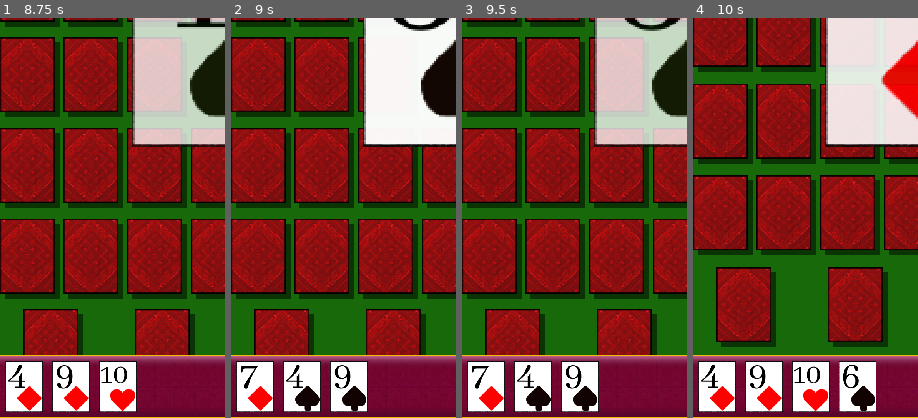
Above: before the commit, frames 1-4 (left to right).
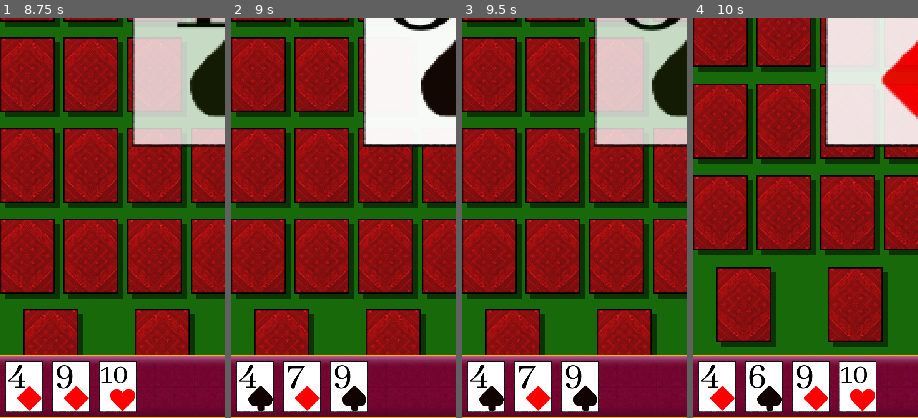
Above: after the commit, the same moments.

Repository: Yavuz7/LuckyDeck
Game: Godot game, scene res://Scripts/main_menu.tscn
Two runs of this game, one before a commit and one after it. Both use one fixed random seed, a clock stepped at 60 frames per second and the inputs below.
Inputs (mouse positions are % of the whole screen's width and height, from its top left):
- Up to frame 1 (8.75 s): click "Play" at 0.5 s; click "Play" at 1.25 s; click "Continue" at 2 s; click "Start Game" at 2.75 s; click (50, 21) at 3.5 s; click (50, 96) at 4.25 s; click "Rules" at 5 s; click (8, 12) at 5.77 s; click (22, 12) at 6.52 s; click (36, 12) at 7.27 s; click (50, 12) at 8.02 s
- Up to frame 2 (9 s): click (64, 12) at 8.77 s
- Up to frame 3 (9.5 s): no input
- Up to frame 4 (10 s): click (78, 12) at 9.52 s
The pictures show only the part of the screen within x 1-51%, y 50-100%; the shares and areas given below are measured in that part.

Frame 1 is identical in both runs. In frame 2, 1.3% of the frame differs, in the area x 3-40%, y 86-99%; in frame 3, 1.3%; in frame 4, 1.7%, in the area x 24-81%, y 86-99%.

Commit message:
Finished Card Toggle On Footer, started Victory Handler

Diff:
--- a/Menus/Game.tscn
+++ b/Menus/Game.tscn
@@ -167,6 +167,9 @@
 
 [node name="ButtonSceneFooter" parent="." instance=ExtResource("4_pd6m8")]
 layout_mode = 1
+anchors_preset = -1
+anchor_top = 0.922
+offset_top = 97.84
 
 [node name="BottomGui" type="MarginContainer" parent="ButtonSceneFooter"]
 custom_minimum_size = Vector2(0, 80)
@@ -219,7 +222,7 @@
 custom_minimum_size = Vector2(0, 102)
 layout_mode = 1
 
-[node name="Label" type="Label" parent="SettingsMenu/ReturnToGame"]
+[node name="Label2" type="Label" parent="SettingsMenu/ReturnToGame"]
 layout_mode = 1
 anchors_preset = 15
 anchor_right = 1.0
@@ -259,7 +262,7 @@
 [node name="Settings2" parent="SettingsMenu/Settings" instance=ExtResource("4_pd6m8")]
 layout_mode = 1
 
-[node name="Label" type="Label" parent="SettingsMenu/Settings/Settings2"]
+[node name="Label2" type="Label" parent="SettingsMenu/Settings/Settings2"]
 layout_mode = 1
 anchors_preset = 8
 anchor_left = 0.5
@@ -314,7 +317,6 @@
 offset_right = -0.999207
 grow_horizontal = 1
 grow_vertical = 1
-text = "Play Another Game!"
 metadata/_edit_use_anchors_ = true
 
 [node name="Winner" parent="VictoryScreen" instance=ExtResource("4_pd6m8")]
@@ -419,4 +421,5 @@
 text = "Return To Main Menu"
 metadata/_edit_use_anchors_ = true
 
+[connection signal="pressed" from="ButtonSceneFooter" to="." method="_on_button_scene_footer_pressed"]
 [connection signal="pressed" from="SettingsMenu/ReturnToGame" to="gameHeader/TopGui/HSplitContainer/pauseButton" method="_on_return_to_game_pressed"]
--- a/Scripts/Game.gd
+++ b/Scripts/Game.gd
@@ -16,3 +16,8 @@
 	GameManager.playerDisplay = $gameHeader/TopGui/HSplitContainer/HBoxContainer/CurrentPlayerName
 	GameManager.turnPlayerFavoriteCard = $gameHeader/TopGui/HSplitContainer/HBoxContainer/turnPlayerFavoriteCard
 	GameManager.footerDisplay = $ButtonSceneFooter/BottomGui/ScrollContainer/currentPlayerCards
+	GameManager.victoryScreen = $VictoryScreen
+
+func _on_button_scene_footer_pressed():
+	GameManager.displayCurrentPlayerCards(true)
+	pass # Replace with function body.
--- a/Scripts/GameManager.gd
+++ b/Scripts/GameManager.gd
@@ -8,6 +8,7 @@
 var footerDisplay
 var turnPlayerFavoriteCard
 var grid
+var victoryScreen
 
 
 var cardBack = preload("res://assets/Images/cardback1.png")
@@ -84,7 +85,6 @@
 func addCardToPlayer(i):
 	var lastCard = Deck[i]
 	gamePlayers[currentPlayer].cards.append(lastCard)
-#	print(gamePlayers[currentPlayer].arrayOfCardValues)
 	print("Player " + str(currentPlayer + 1) + "\'s Current Hand: " + str(gamePlayers[currentPlayer].cards))
 
 func changeCurrentPlayer():
@@ -101,10 +101,18 @@
 
 	playerDisplay.text = "Player "+ str(currentPlayer +1) +"'s Turn"
 	turnPlayerFavoriteCard.set_texture(gamePlayers[currentPlayer].favoriteCard)
-	displayCurrentPlayerCards(gamePlayers[currentPlayer].cardTexturesSortedSuits)
-
-func displayCurrentPlayerCards(targetArray):
-	var cardsToDisplay = targetArray.map(func(pair): return pair[1]);
+	displayCurrentPlayerCards(false)
+
+var toggleArray = true;
+func displayCurrentPlayerCards(toggle):
+	var cardsToDisplay = Array()
+	if(toggle):
+		toggleArray = !toggleArray
+	if(toggleArray):
+		cardsToDisplay = gamePlayers[currentPlayer].cardTexturesSortedSuits.map(func(pair): return pair[1]);
+	else:
+		cardsToDisplay = gamePlayers[currentPlayer].cardTexturesSortedValues.map(func(pair): return pair[1]);
+
 	if(footerDisplay.get_children().size() < cardsToDisplay.size()):
 		while (footerDisplay.get_children().size() < cardsToDisplay.size()):
 			var newCardPreview = TextureRect.new()
@@ -129,7 +137,7 @@
 
 func checkVictory():
 	var victoryMessage
-	if(gamePlayers[currentPlayer].cards.size() >= 1):
+	if(gamePlayers[currentPlayer].cards.size() > 4):
 		victoryMessage = checkVictoryHands()
 	if(victoryMessage == null):
 		victoryMessage = checkFavoriteCardVictory()
@@ -147,6 +155,8 @@
 	var i = 0
 	while i <= 13:
 		if(arrayOfValues.count(i) == numberNeededFor4OfAKind):
+			var cards = gamePlayers[currentPlayer].cards.map()
+			victoryHandler("Victory By 4 of A Kind!", i)
 			return "Victory By 4 Of A Kind!"
 		i+= 1
 
@@ -183,7 +193,9 @@
 			return "Victory By Straight!"
 	return null
 
-func victoryHandler():
+func victoryHandler(victoryMessage, victoryCards):
+	#Get Victory Message
+	#Display cards related to victory
 	pass
 
 func reSizeGrid():
--- a/assets/button_scene.tscn
+++ b/assets/button_scene.tscn
@@ -52,3 +52,13 @@
 grow_vertical = 0
 texture = ExtResource("3_rvwqu")
 expand_mode = 1
+
+[node name="Label" type="Label" parent="."]
+layout_mode = 1
+anchors_preset = 15
+anchor_right = 1.0
+anchor_bottom = 1.0
+grow_horizontal = 2
+grow_vertical = 2
+horizontal_alignment = 1
+vertical_alignment = 1
